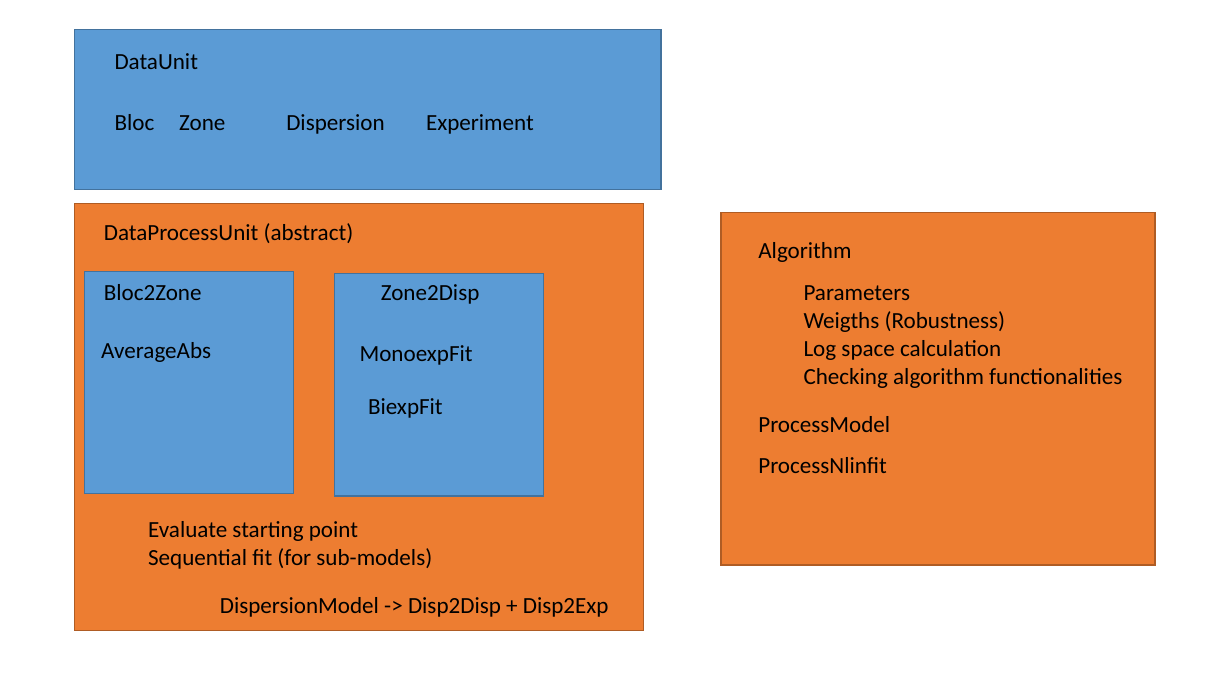
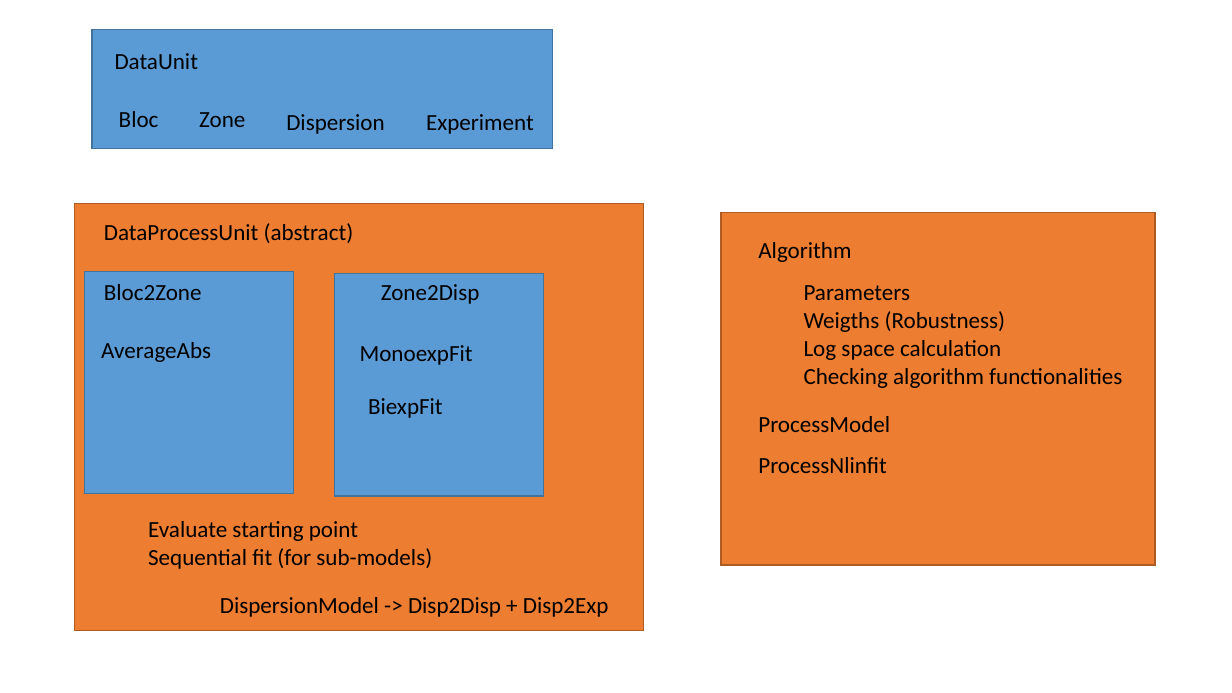
Before and after one commit to ManuIdentiFY/FitLike2, a slide deck: slide 3 of Program structure.pptx. Drawn at 1232x693 pixels with LibreOffice and Linux fonts; fonts in the diff are those of the drawing. Boxes give left, top, right and bottom in pixels: in the first picture for what was removed or moved away, otherwise in the second. Text is boxed around its words. In the diff, an @@ line names an element or a change of style, - is before the commit and + after.

Commit message:
Update pptx

```diff
--- a/Program structure.pptx
+++ b/Program structure.pptx
@@ rectangle: place and size @@
-rectangle at <box>75,30,662,189</box>
+rectangle at <box>92,30,553,149</box>
@@ text "Bloc": place and size @@
-text "Bloc" at <box>115,114,155,130</box>
+text "Bloc" at <box>119,111,159,127</box>
@@ text "Zone": place and size @@
-text "Zone" at <box>179,115,225,130</box>
+text "Zone" at <box>199,112,245,127</box>
```
Also in this commit, not shown: 8 slides added.
